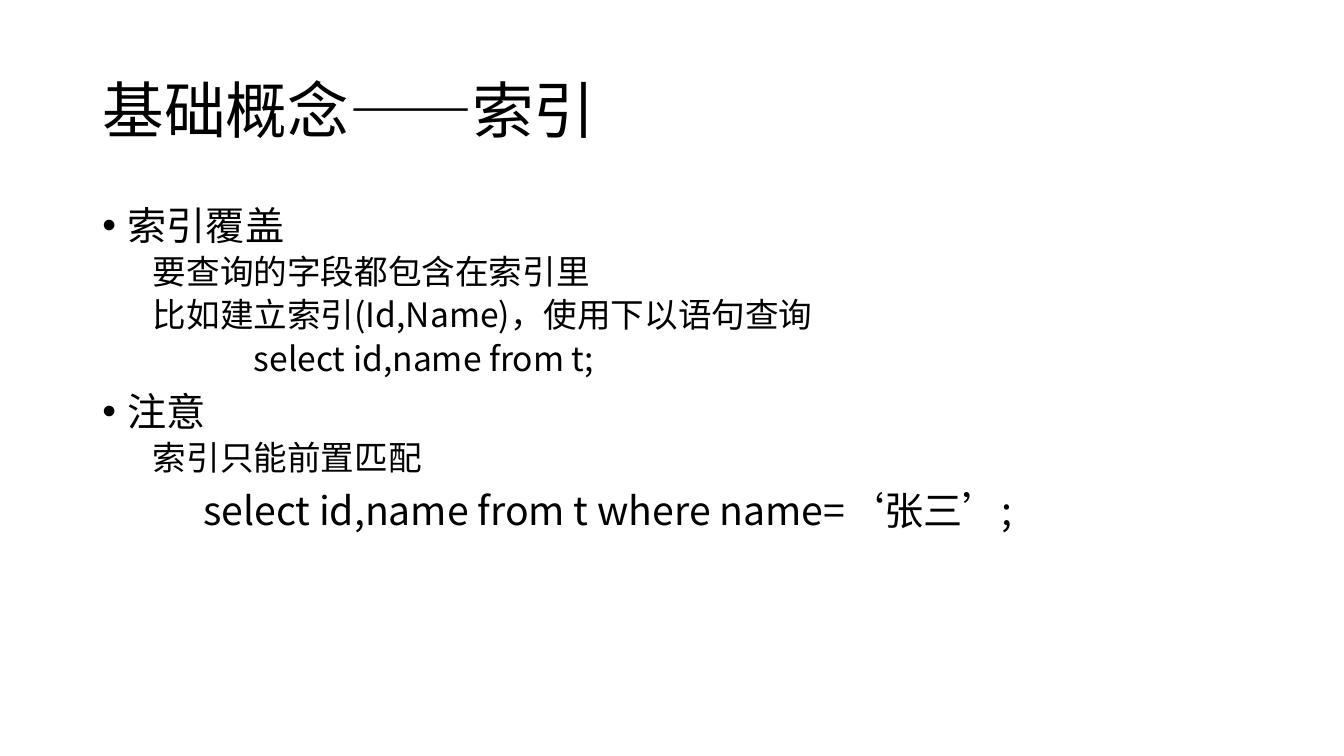
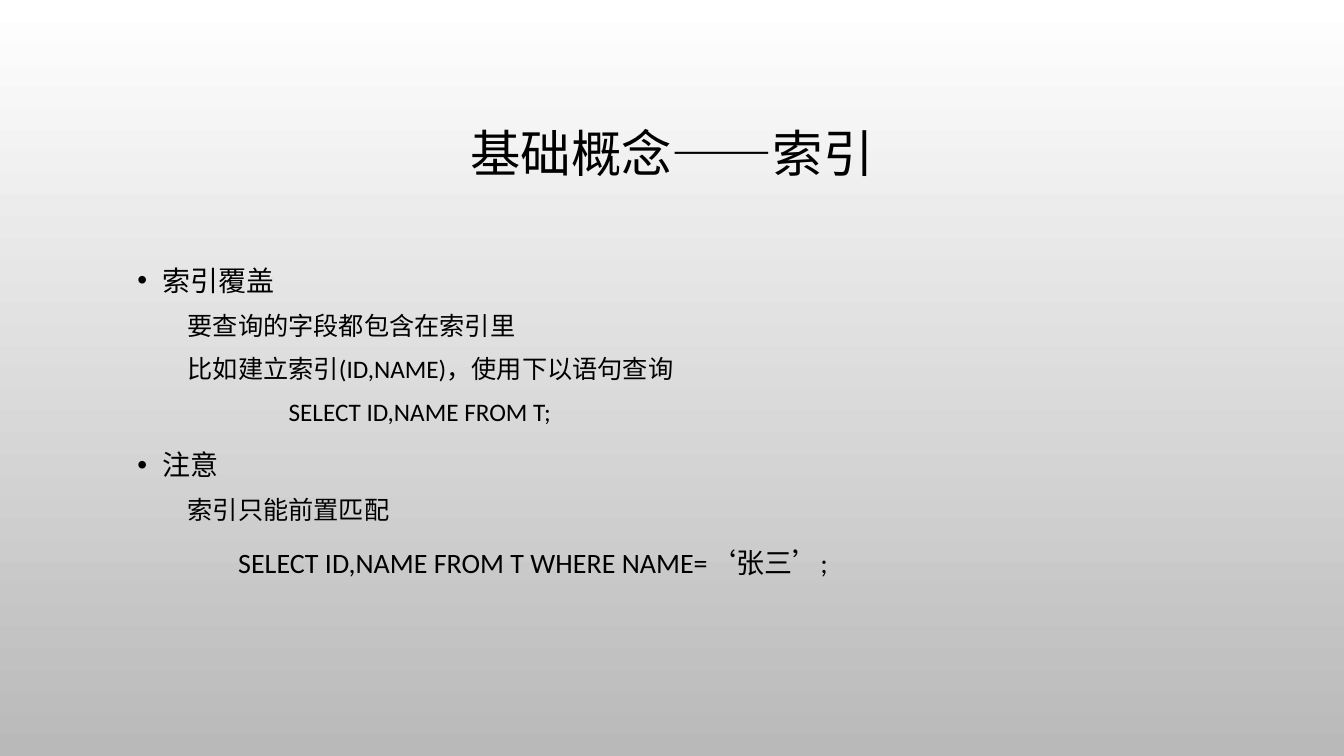
Before and after one commit to jaspone/notes, a slide deck: slide 9 of mysql分享.pptx (slide 8 before the commit). Drawn at 1344x756 pixels with LibreOffice and Linux fonts; fonts in the diff are those of the drawing; background and template pictures are left out. Boxes give left, top, right and bottom in pixels: in the first picture for what was removed or moved away, otherwise in the second. Text is boxed around its words. In the diff, an @@ line names an element or a change of style, - is before the commit and + after.

```diff
--- a/mysql分享.pptx
+++ b/mysql分享.pptx
@@ background #FFFFFF to picture (left out) @@
@@ title "基础概念——索引": place and size @@
-title "基础概念——索引" at bbox=[102, 80, 595, 138]
+title "基础概念——索引" at bbox=[470, 129, 873, 176]
@@ title "基础概念——索引" at bbox=[470, 129, 873, 176]: size 44 to 36 pt, font Noto Sans CJK SC to Calibri; alignment left to centre @@
@@ text "索引覆盖": place and size @@
-text "索引覆盖" at bbox=[128, 207, 1013, 532]
+text "索引覆盖" at bbox=[163, 267, 828, 577]
@@ text at bbox=[163, 267, 516, 521]: size 28 to 20 pt in "索引覆盖", "注意"; font Noto Sans CJK SC to Calibri in "索引覆盖", "要查询的字段都包含在索引里", "注意", "索引只能前置匹配"; size 24 to 18 pt in "要查询的字段都包含在索引里", "索引只能前置匹配"; line spacing 0.9 to 1.2 @@
@@ text at bbox=[188, 356, 673, 424]: text changed; size 24 to 18 pt; font Noto Sans CJK SC to Calibri @@
-  比如建立索引(Id,Name)，使用下以语句查询
-  select id,name from t;
+  比如建立索引(ID,NAME)，使用下以语句查询
+  SELECT ID,NAME FROM T;
@@ text at bbox=[238, 550, 828, 577]: text changed; size 28 to 20 pt; font Noto Sans CJK SC to Calibri @@
-select id,name from t where name=‘张三’;
+SELECT ID,NAME FROM T WHERE NAME=‘张三’;
```
Also in this commit, not shown: 39 other slides changed, 1 slide added.
